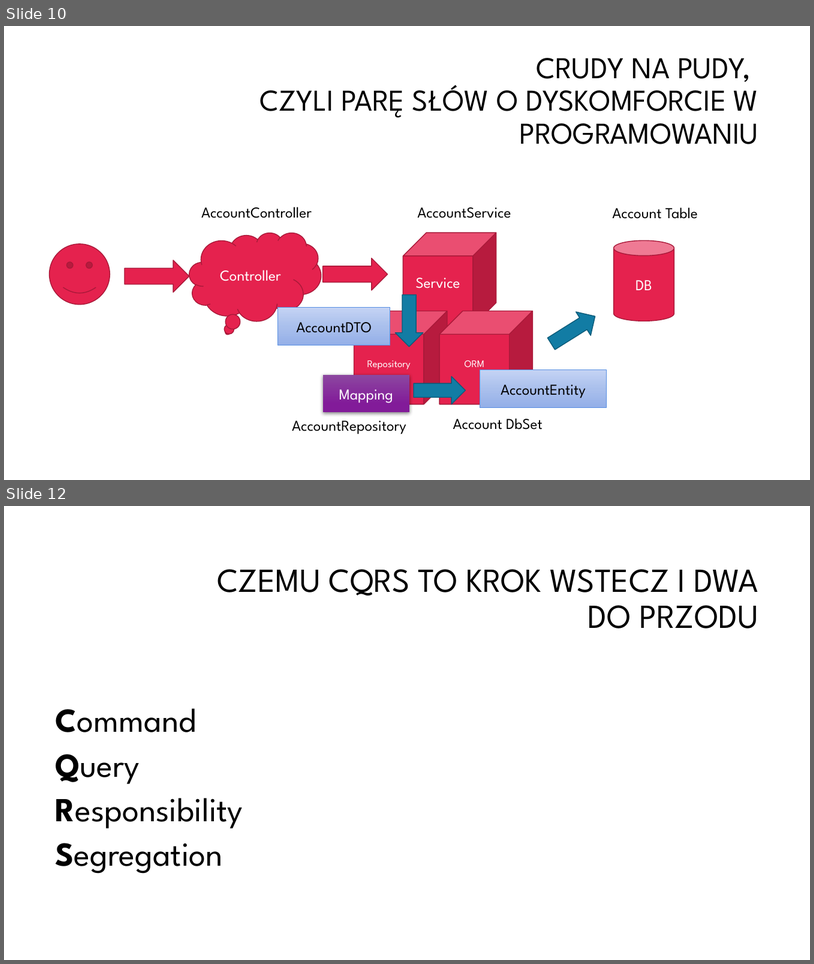
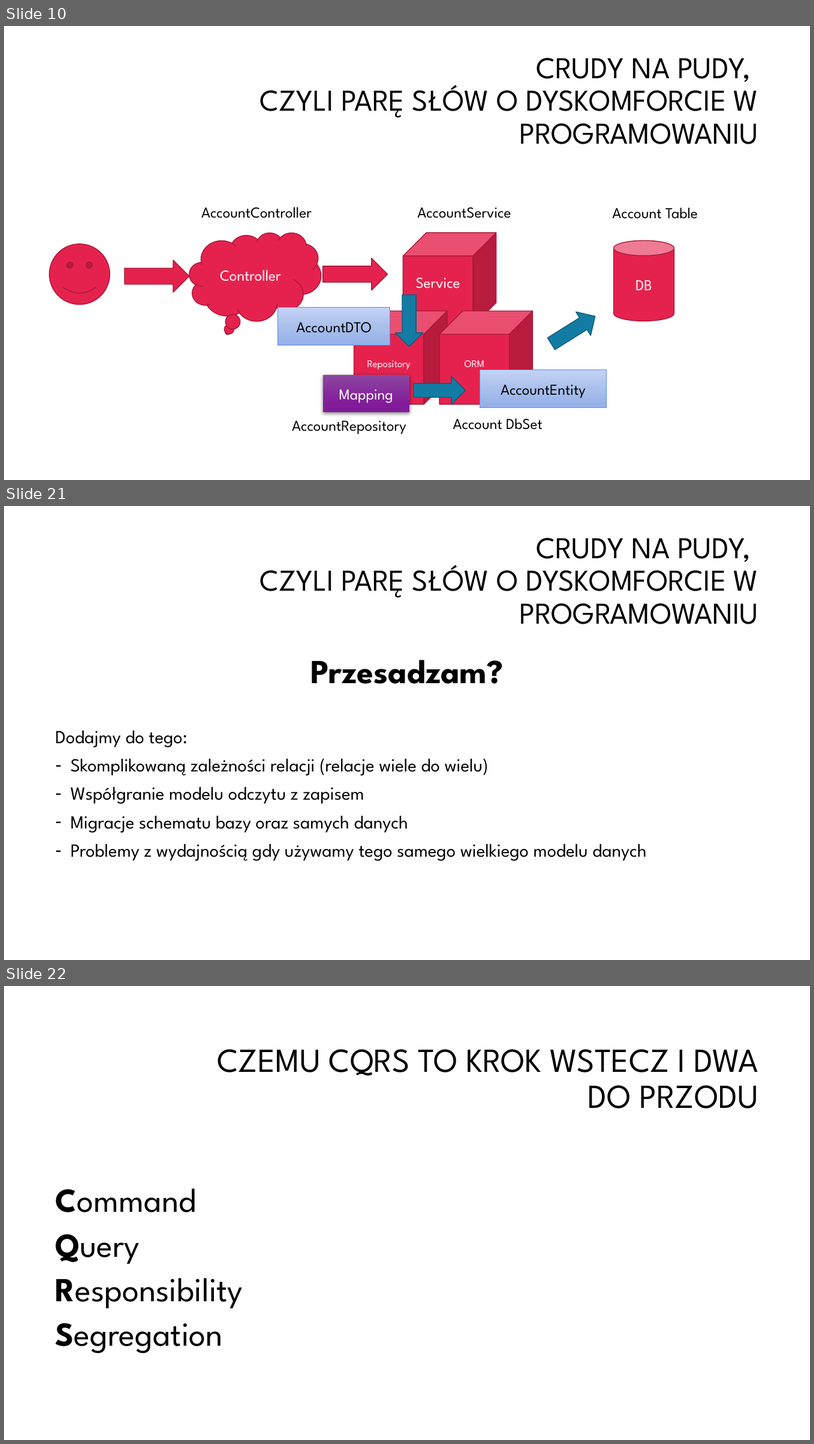
Before and after one commit to oskardudycz/EventSourcing.NetCore, a slide deck: Slides.pptx. Shown one above the other, each under a label of ours: slides 10 and 12 before the commit, slides 10, 21 and 22 after it; the slides between them are not shown. The pictures are 814x964 and 814x1444 pixels, drawn with LibreOffice and Linux fonts; fonts in the diff are those of the drawing; background and template pictures are left out. Boxes give left, top, right and bottom in pixels: in the first picture for what was removed or moved away, otherwise in the second. Text is boxed around its words. In the diff, an @@ line names an element or a change of style, - is before the commit and + after.

```diff
--- a/Slides.pptx
+++ b/Slides.pptx
@@ slide 21 added at [4,506,810,960], background #FFFFFF @@
@@ title added at [260,538,759,624], 36 pt, text #000000 @@
+CRUDY NA PUDY,
+CZYLI PARĘ SŁÓW O DYSKOMFORCIE W PROGRAMOWANIU
@@ text added at [56,660,647,861], 22 pt, text #000000 @@
+Przesadzam?
+Dodajmy do tego:
+– Skomplikowaną zależności relacji (relacje wiele do wielu)
+– Współgranie modelu odczytu z zapisem
+– Migracje schematu bazy oraz samych danych
+– Problemy z wydajnością gdy używamy tego samego wielkiego modelu danych
@@ what was slide 12 is now slide 22 @@
```
Also in this commit, not shown: 10 other slides added, 1 slide removed.
